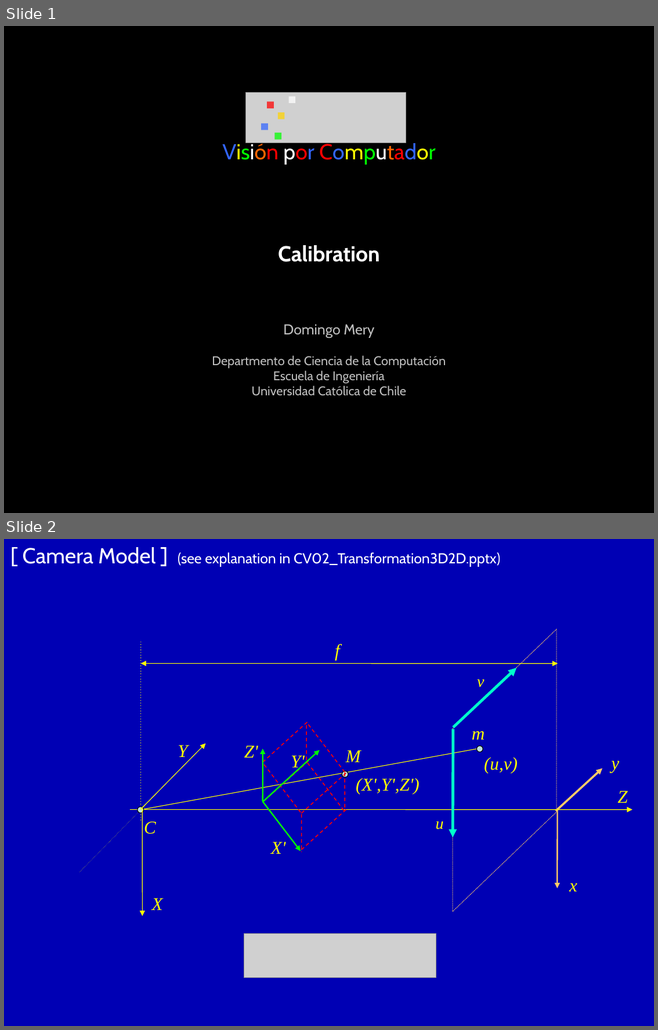
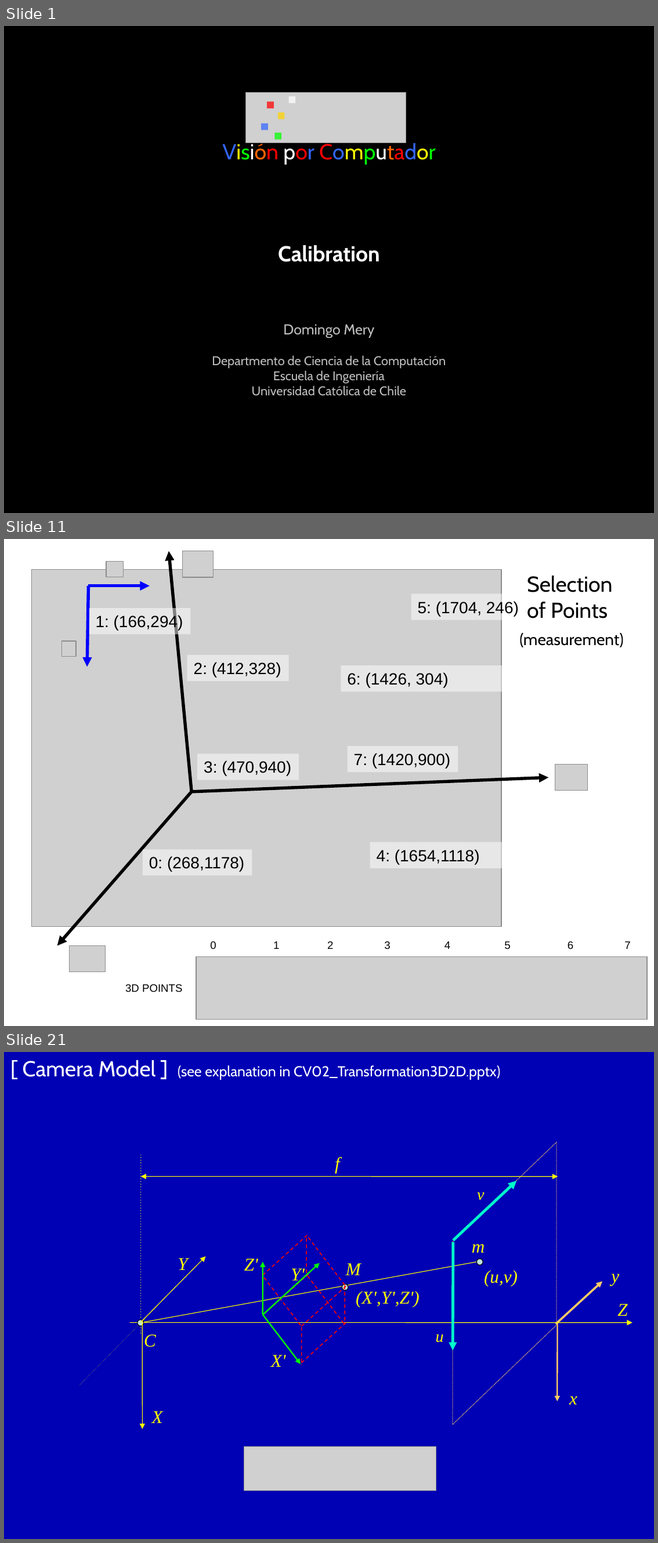
Before and after one commit to domingomery/vision, a slide deck: clases/Cap02_Geometria/presentaciones/CV02_Calibration.pptx. Shown one above the other, each under a label of ours: slides 1 and 2 before the commit, slides 1, 11 and 21 after it; the slides between them are not shown. The pictures are 658x1030 and 658x1543 pixels, drawn with LibreOffice and Linux fonts; fonts in the diff are those of the drawing; grey boxes stand for pictures. Boxes give left, top, right and bottom in pixels: in the first picture for what was removed or moved away, otherwise in the second. Text is boxed around its words. In the diff, an @@ line names an element or a change of style, - is before the commit and + after.

```diff
--- a/clases/Cap02_Geometria/presentaciones/CV02_Calibration.pptx
+++ b/clases/Cap02_Geometria/presentaciones/CV02_Calibration.pptx
@@ slide 11 added at box(4, 539, 654, 1026), background #FFFFFF @@
@@ arrow added from (192, 792) to (169, 551), #000000 3.5 pt @@
@@ picture added at box(183, 551, 213, 577) @@
@@ picture added at box(32, 570, 502, 927) @@
@@ picture added at box(106, 562, 123, 577) @@
@@ arrow added from (89, 586) to (87, 667), #0000FF 3.5 pt @@
@@ arrow added from (89, 586) to (150, 586), #0000FF 3.5 pt @@
@@ text added at box(527, 576, 612, 618), 24 pt, text #000000 @@
+Selection
+of Points
@@ rectangle added at box(89, 608, 190, 634), fill #FFFFFF at 50% opacity, 18 pt, text #000000 @@
+1: (166,294)
@@ rectangle added at box(411, 594, 557, 620), fill #FFFFFF at 50% opacity, 18 pt, text #000000 @@
+5: (1704, 246)
@@ picture added at box(62, 641, 76, 657) @@
@@ text added at box(519, 633, 623, 647), 18 pt, text #000000 @@
+(measurement)
@@ rectangle added at box(187, 655, 289, 681), fill #FFFFFF at 50% opacity, 18 pt, text #000000 @@
+2: (412,328)
@@ rectangle added at box(340, 665, 542, 692), fill #FFFFFF at 50% opacity, 18 pt, text #000000 @@
+6: (1426, 304)
@@ rectangle added at box(347, 746, 458, 772), fill #FFFFFF at 50% opacity, 18 pt, text #000000 @@
+7: (1420,900)
@@ rectangle added at box(198, 754, 299, 780), fill #FFFFFF at 50% opacity, 18 pt, text #000000 @@
+3: (470,940)
@@ picture added at box(555, 765, 587, 790) @@
@@ arrow added from (192, 792) to (549, 777), #000000 3.5 pt @@
@@ arrow added from (192, 792) to (57, 946), #000000 3.5 pt @@
@@ rectangle added at box(143, 849, 252, 875), fill #FFFFFF at 50% opacity, 18 pt, text #000000 @@
+0: (268,1178)
@@ rectangle added at box(370, 842, 504, 868), fill #FFFFFF at 50% opacity, 18 pt, text #000000 @@
+4: (1654,1118)
@@ picture added at box(69, 946, 106, 972) @@
@@ text added at box(210, 942, 630, 950), 12 pt, text #000000 @@
+0 1 2 3 4 5 6 7
@@ picture added at box(197, 957, 647, 1020) @@
@@ text added at box(125, 984, 182, 993), 12 pt, text #000000 @@
+3D POINTS
@@ what was slide 2 is now slide 21 @@
```
Also in this commit, not shown: 2 slides changed, 18 other slides added, 16 other files.
